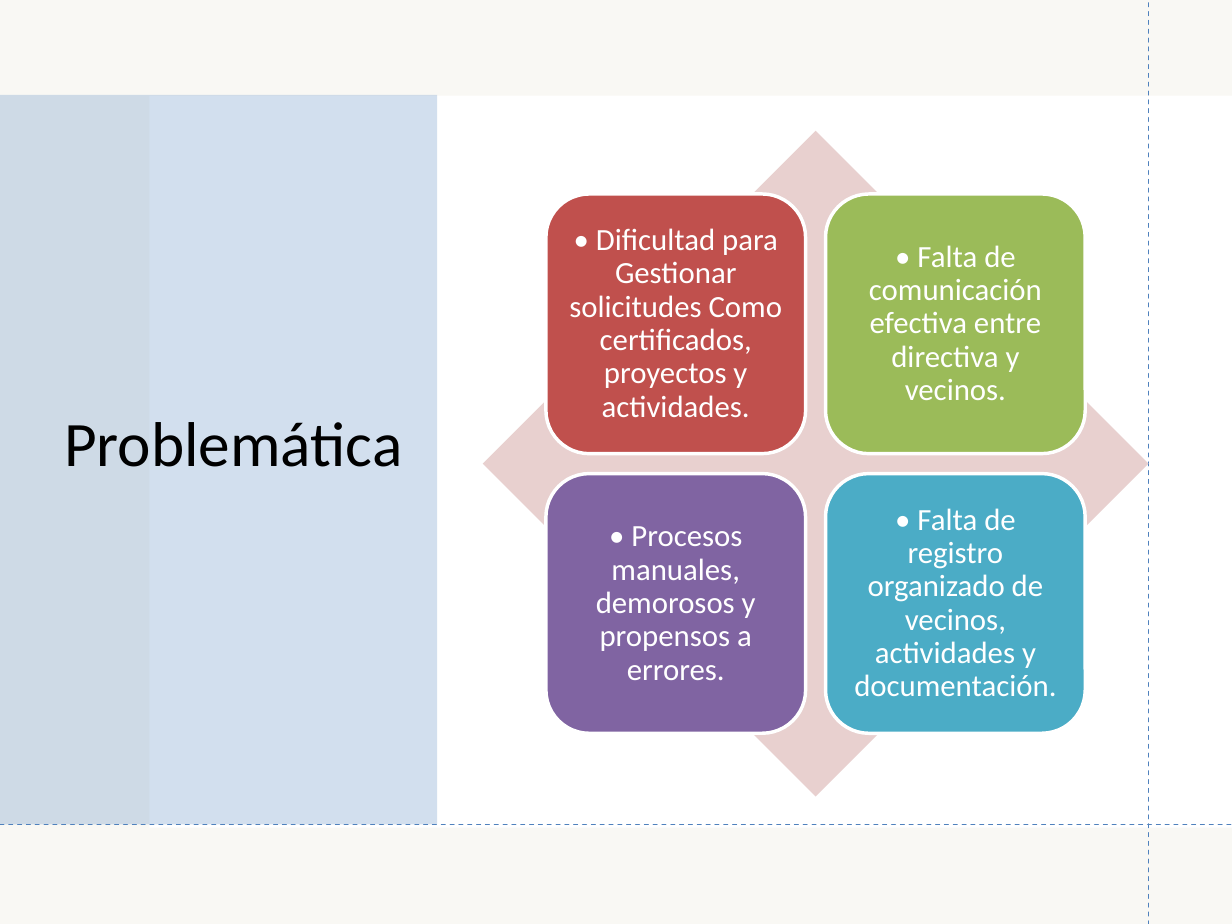
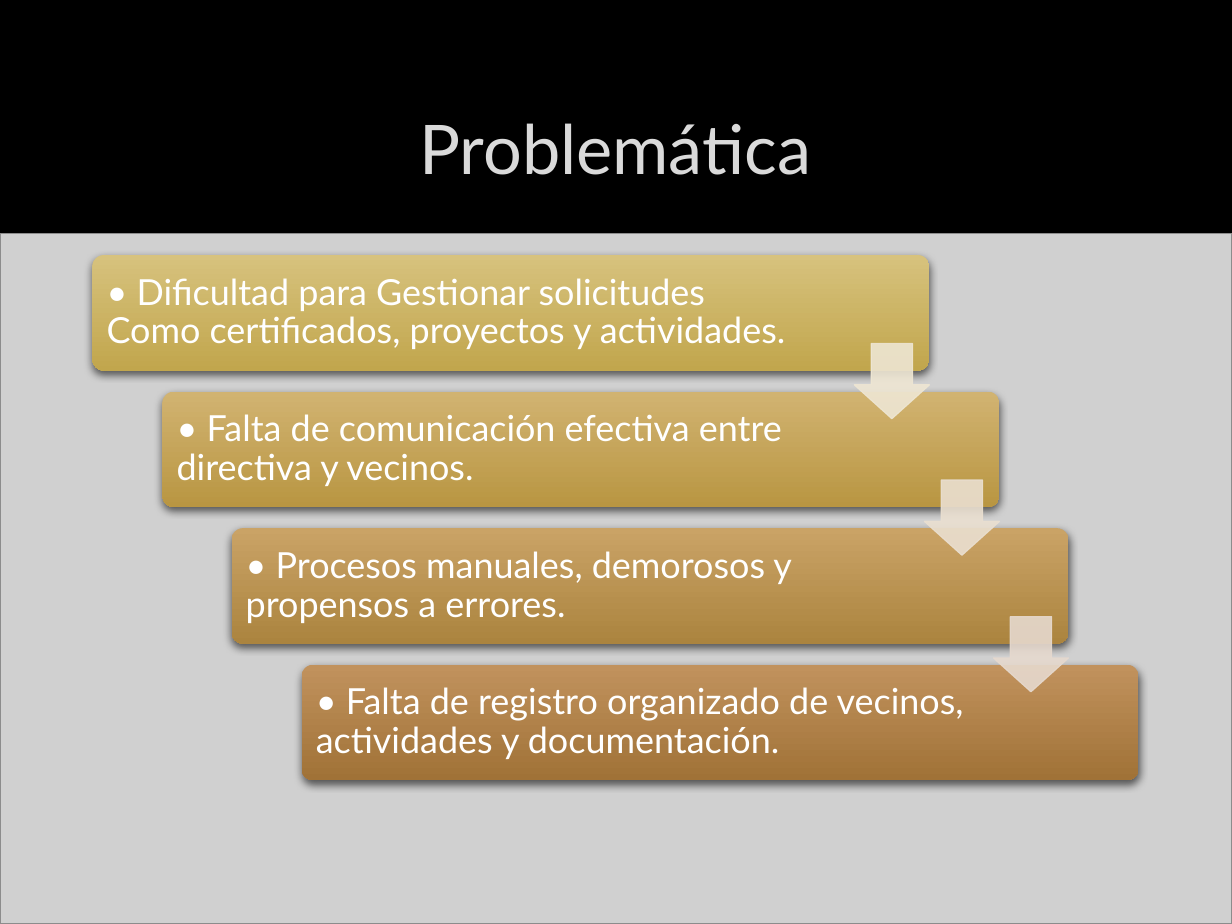
Before and after one commit to DalizC/PTY4614, a slide deck: slide 3 of Equipo 09/Fase 2/Evidencias Proyecto/Presentacion.pptx. Drawn at 1232x924 pixels with LibreOffice and Linux fonts; fonts in the diff are those of the drawing; grey boxes stand for pictures; background and template pictures are left out. Boxes give left, top, right and bottom in pixels: in the first picture for what was removed or moved away, otherwise in the second. Text is boxed around its words. In the diff, an @@ line names an element or a change of style, - is before the commit and + after.

```diff
--- a/Equipo 09/Fase 2/Evidencias Proyecto/Presentacion.pptx
+++ b/Equipo 09/Fase 2/Evidencias Proyecto/Presentacion.pptx
@@ background #EEECE1 at 35% opacity to picture (left out) @@
@@ rectangle removed at (0,0,1232,924) @@
@@ rectangle removed at (0,0,1232,924) @@
@@ line removed from (1148, 924) to (1148, 1) @@
@@ title "Problemática": place and size @@
-title "Problemática" at (64,422,402,467)
+title "Problemática" at (420,123,812,175)
@@ title "Problemática" at (420,123,812,175): size 37 to 40 pt, font Calibri to Lato, text colour #000000 to #DADADA, letter outline none to #404040 0.75 pt @@
@@ rectangle removed at (0,95,437,825) @@
@@ rectangle removed at (149,96,1232,828) @@
@@ picture added at (0,233,1232,924) @@
@@ text "• Dificultad para Gestionar solicitudes ...": place and size @@
-text "• Dificultad para Gestionar solicitudes ..." at (569,228,782,417)
+text "• Dificultad para Gestionar solicitudes ..." at (107,278,785,349)
@@ size 18 to 21 pt, font Calibri to Lato; alignment centre to left; more space between paragraphs in 4 elements at (246,551,792,623), (107,278,785,349), (316,687,964,759), (177,414,782,486) @@
@@ text "• Falta de comunicación efectiva ...": place and size @@
-text "• Falta de comunicación efectiva ..." at (869,245,1042,400)
+text "• Falta de comunicación efectiva ..." at (177,414,782,486)
@@ group removed at (483,131,1148,796): 4 rounded rectangles, 1 diamond @@
@@ text "• Procesos manuales, demorosos y ...": place and size @@
-text "• Procesos manuales, demorosos y ..." at (596,526,756,680)
+text "• Procesos manuales, demorosos y ..." at (246,551,792,623)
@@ group added at (92,255,1138,781): 4 rounded rectangles, 3 down arrows @@
@@ text "• Falta de registro organizado ...": place and size @@
-text "• Falta de registro organizado ..." at (854,508,1056,696)
+text "• Falta de registro organizado ..." at (316,687,964,759)
@@ line removed from (0, 824) to (1232, 824) @@
```
Also in this commit, not shown: 12 other slides changed, 1 slide added, 1 slide removed.
